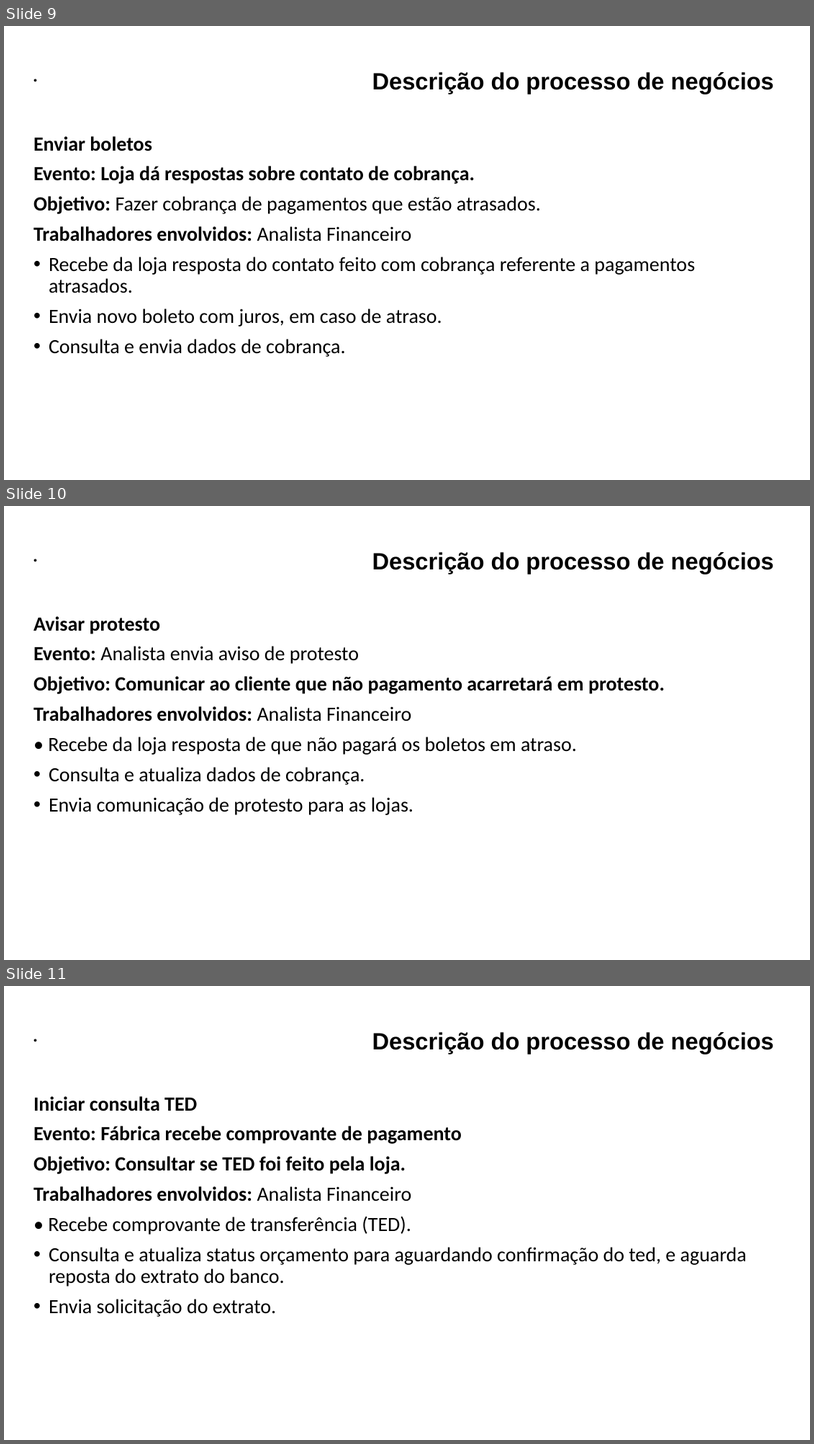
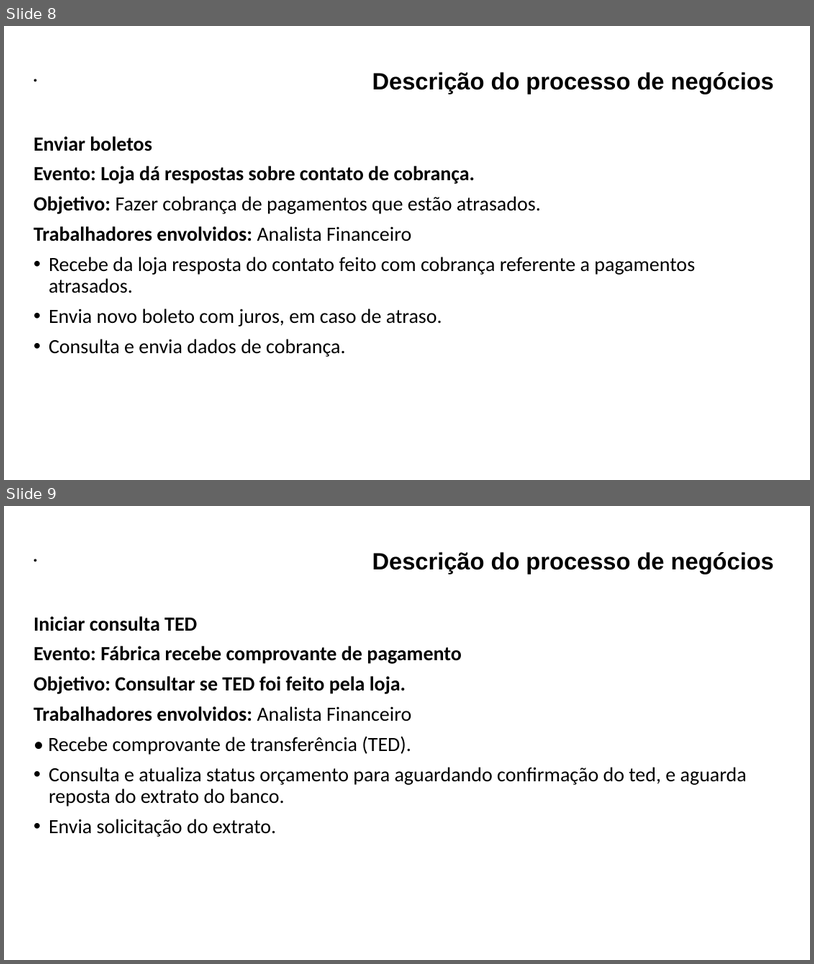
Before and after one commit to maapsystem/MaapSystem, a slide deck: artefatos/18 - Descrição de processos de Negócios.pptx. Shown one above the other, each under a label of ours: slides 9, 10 and 11 before the commit, slides 8 and 9 after it. The pictures are 814x1444 and 814x964 pixels, drawn with LibreOffice and Linux fonts; fonts in the diff are those of the drawing. Boxes give left, top, right and bottom in pixels: in the first picture for what was removed or moved away, otherwise in the second. Text is boxed around its words. In the diff, an @@ line names an element or a change of style, - is before the commit and + after.

```diff
--- a/artefatos/18 - Descrição de processos de Negócios.pptx
+++ b/artefatos/18 - Descrição de processos de Negócios.pptx
@@ slide 10 removed at bbox=[4, 506, 810, 960], background #FFFFFF @@
@@ text removed at bbox=[34, 552, 774, 815] @@
-• Descrição do processo de negócios
-Avisar protesto
-Evento: Analista envia aviso de protesto
-Objetivo: Comunicar ao cliente que não pagamento acarretará em protesto.
-Trabalhadores envolvidos: Analista Financeiro
-• Recebe da loja resposta de que não pagará os boletos em atraso.
-• Consulta e atualiza dados de cobrança.
-• Envia comunicação de protesto para as lojas.
@@ what was slide 9 is now slide 8 @@
@@ what was slide 11 is now slide 9 @@
```
Also in this commit, not shown: 1 other slide removed, 3 other files.
